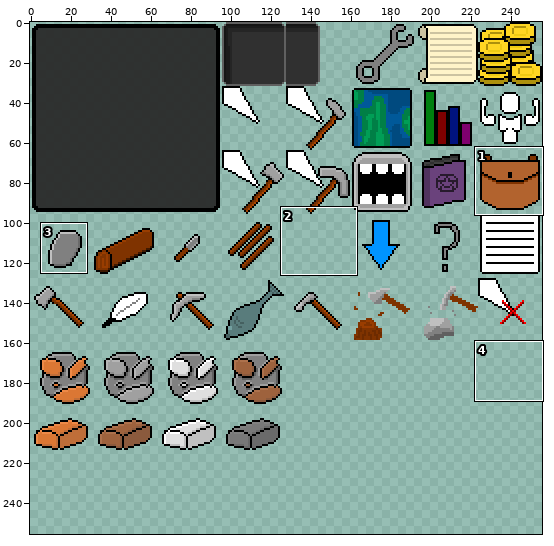
One commit to this sprite sheet: assets/textures/uiset.png. The first picture is a wide view before the edit; the outline marks the close-up.
Close-up. First the earlier version:
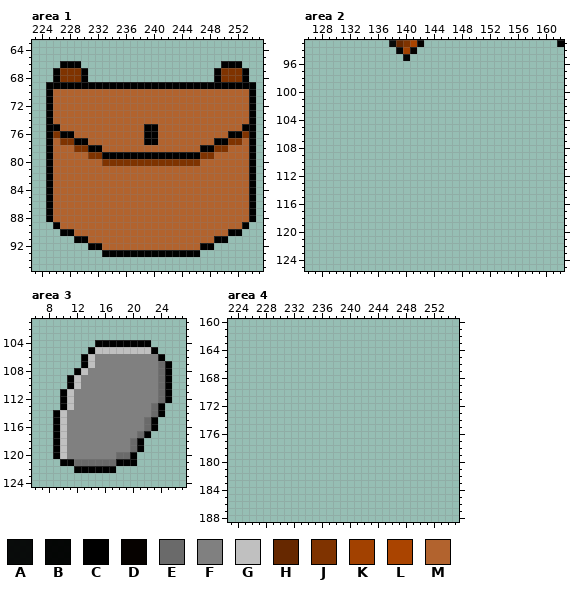
The file is 256x256 pixels. Pixels under 10% opacity are left out. Colours within 5 levels of each other are drawn and written as one. Shown: area 1: x 223..255, y 63..95; area 2: x 126..162, y 93..125; area 3: x 6..27, y 101..124; area 4: x 223..255, y 160..188. The commit also changed other parts of the picture, which this record leaves out.
Palette (. is transparent): A #000000ef  B #000000f7  C #000000  D #060200  E #6a6a6a  F #808080  G #c0c0c0  H #662800  J #7f3300  K #a24100  L #aa4400  M #b2632e
Pixels before, area 1, first column x 225:
66 ..CCC....................CCC..
67 .CJJJC..................CJJJC.
68 .CJJJC..................CJJJC.
69 CCCCCCCCCCCCCCCCCCCCCCCCCCCCCC
70 CMMMMMMMMMMMMMMMMMMMMMMMMMMMMC
71 CMMMMMMMMMMMMMMMMMMMMMMMMMMMMC
72 CMMMMMMMMMMMMMMMMMMMMMMMMMMMMC
73 CMMMMMMMMMMMMMMMMMMMMMMMMMMMMC
74 CMMMMMMMMMMMMMMMMMMMMMMMMMMMMC
75 CCMMMMMMMMMMMMCCMMMMMMMMMMMMCC
76 CJCCMMMMMMMMMMCCMMMMMMMMMMCCJC
77 CMJJCCMMMMMMMMCCMMMMMMMMCCJJMC
78 CMMMJJCCMMMMMMMMMMMMMMCCJJMMMC
79 CMMMMMJJCCCCCCCCCCCCCCJJMMMMMC
80 CMMMMMMMJJJJJJJJJJJJJJMMMMMMMC
81 CMMMMMMMMMMMMMMMMMMMMMMMMMMMMC
82 CMMMMMMMMMMMMMMMMMMMMMMMMMMMMC
83 CMMMMMMMMMMMMMMMMMMMMMMMMMMMMC
84 CMMMMMMMMMMMMMMMMMMMMMMMMMMMMC
85 CMMMMMMMMMMMMMMMMMMMMMMMMMMMMC
86 CMMMMMMMMMMMMMMMMMMMMMMMMMMMMC
87 CMMMMMMMMMMMMMMMMMMMMMMMMMMMMC
88 CMMMMMMMMMMMMMMMMMMMMMMMMMMMMC
89 .CMMMMMMMMMMMMMMMMMMMMMMMMMMC.
90 ..CCMMMMMMMMMMMMMMMMMMMMMMCC..
91 ....CCMMMMMMMMMMMMMMMMMMCC....
92 ......CCMMMMMMMMMMMMMMCC......
93 ........CCCCCCCCCCCCCC........
Pixels before, area 2, first column x 138:
93 AHJLD...................C
94 .BKD.....................
95 ..B......................
Pixels before, area 3, first column x 9:
104 ......CCCCCCCC...
105 .....CGGGGGGGGC..
106 ....CGFFFFFFFFFC.
107 ....CGFFFFFFFFFEC
108 ...CGFFFFFFFFFFEC
109 ..CGFFFFFFFFFFFEC
110 ..CGFFFFFFFFFFFEC
111 .CGFFFFFFFFFFFFEC
112 .CGFFFFFFFFFFFFEC
113 .CGFFFFFFFFFFFEC.
114 CGFFFFFFFFFFFFEC.
115 CGFFFFFFFFFFFEC..
116 CGFFFFFFFFFFFEC..
117 CGFFFFFFFFFFEC...
118 CGFFFFFFFFFEC....
119 CGFFFFFFFFFEC....
120 CGFFFFFFFEEC.....
121 .CCEEEEEECCC.....
122 ...CCCCCC........
The result:
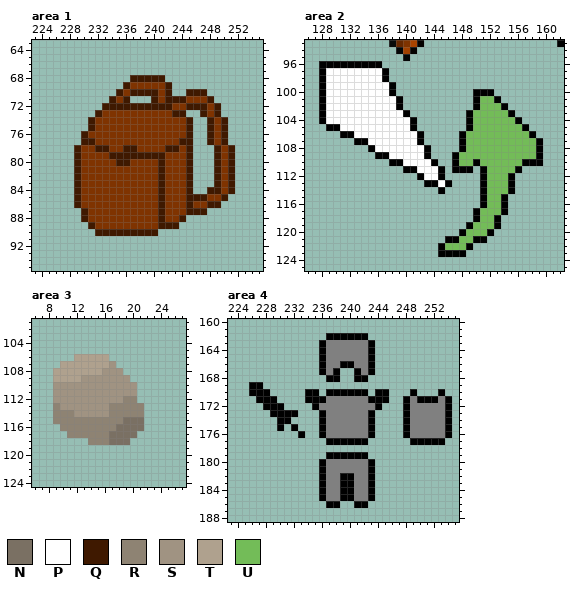
Colours new in this view: N #7a7063  P #ffffff  Q #3f1900  R #8e8373  S #a09382  T #afa18e  U #73bc58
Change:
Changed rows in their new state; - is an unchanged pixel.
Area 1:
first column x 225:
66 --...--------------------...--
67 -.....------------------.....-
68 -.....------QQQQQ-------.....-
69 ...........QJJJJJQ............
70 ..........QJQQQQJQ..QQQ.......
71 .........QJQ...QJQQQJJJQ......
72 ........QQQQQQQQQQJJQQQJQ.....
73 .......QJJJJJJJJJJQQ..QJQ.....
74 ......QJJJJJJJJJJJJJQ..QJQ....
75 ......QJJJJJJJJJJJJJQ..QJQ....
76 .....QJJJJJJJJJJJJJJQ..QJQ....
77 .....QQJJJJJJJJJJJJQQ..QJQ....
78 ....Q-JQQJJQQJJJJQQJQ...Q-Q...
79 ....QJ--JQQQQQQQQJJJQ...QJQ...
80 ....QJJJ--QQ----Q---Q...QJQ...
81 ....QJJJJJJJJJJJQJJJQ...QJQ...
82 ....QJJJJJJJJJJJQJJJQ...QJQ...
83 ....QJJJJJJJJJJJQJJJQ...QJQ...
84 ....QJJJJJJJJJJJQJJJQ..QQJQ...
85 ....QJJJJJJJJJJJQJJJQQQJJQ....
86 ....QJJJJJJJJJJJQJJJQJJQQ.....
87 .....QJJJJJJJJJJQJJJQQQ.......
88 .....QJJJJJJJJJJQJJQ..........
89 -.....QJJJJJJJJJQQQ..........-
90 --.....QQQQQQQQQ............--
91 ----......................----
92 ------..................------
93 --------..............--------
Area 2:
first column x 128:
 96 CCCCCCCCC-----------------------
 97 CPPPPPPPPC----------------------
 98 CPPPPPPPPC----------------------
 99 CPPPPPPPPPC---------------------
100 CPPPPPPPPPC-----------CCC-------
101 CPPPPPPPPPPC----------CUUC------
102 CPPPPPPPPPPC----------CUUUC-----
103 CPPPPPPPPPPPC--------CUUUUUC----
104 CPPPPPPPPPPPPC-------CUUUUUUC---
105 -CCPPPPPPPPPPC-------CUUUUUUUC--
106 ---CCPPPPPPPPPC-----CUUUUUUUUUC-
107 -----CCPPPPPPPC-----CUUUUUUUUUUC
108 -------CPPPPPPPC----CUUUUUUUUUUC
109 --------CCPPPPPC---CUUUUUUUUUUUC
110 ----------CCPPPPC--CUUCUUUUUUCCC
111 ------------CCPPPC-CCC-CUUUUC---
112 --------------CPPC-----CUUUC----
113 ---------------CCPC----CUUUC----
114 -----------------C-----CUUUC----
115 -----------------------CUUC-----
116 -----------------------CUUC-----
117 ----------------------CUUUC-----
118 ----------------------CUUC------
119 ---------------------CUUUC------
120 --------------------CUUUC-------
121 ------------------CCUUCC--------
122 -----------------CUUUC----------
123 -----------------CCCC-----------
Area 3:
first column x 9:
104 ------........---
105 -----..........--
106 ---TTTTT........-
107 -TTTTTTTS........
108 TTTTTTTSSS.......
109 TTTTSSSSSSS......
110 SSSSSSSSSSSS.....
111 SSSSSSSSSSSS.....
112 SSSSSSSSSSRR.....
113 RSSSSSSSRRRRR...-
114 RRRSSSSSRRRRR...-
115 RRRRRRRRRRNNN..--
116 .RRRRRRRRNNNN..--
117 ..RRRRRRNNNN..---
118 .....RRRNNN..----
119 .............----
120 ............-----
121 -...........-----
122 ---......--------
Area 4:
first column x 226:
162 -----------CCCCCC------------
163 ----------CFFFFFFC-----------
164 ----------CFFFFFFC-----------
165 ----------CFFFFFFC-----------
166 ----------CFFCCFFC-----------
167 ----------CFC--CFC-----------
168 -----------CC--CC------------
169 CC---------------------------
170 CCC-----CC-CCCCCC-CC---C---C-
171 -CCC----CCCFFFFFFCCC--CFCCCFC
172 --CCC----CFFFFFFFFC---CFFFFFC
173 ---CCCC---CFFFFFFC----CFFFFFC
174 ----CC----CFFFFFFC----CFFFFFC
175 ----C-C---CFFFFFFC----CFFFFFC
176 -------C--CFFFFFFC----CFFFFFC
177 -----------CCCCCC------CCCCC-
179 -----------CCCCCC------------
180 ----------CFFFFFFC-----------
181 ----------CFFFFFFC-----------
182 ----------CFFCCFFC-----------
183 ----------CFFCCFFC-----------
184 ----------CFFCCFFC-----------
185 ----------CFFCCFFC-----------
186 -----------CC--CC------------
Boxes around the changes in both close-ups, in picture pixels (x1, y1, x2, y2):
changed: (46, 61, 256, 257)
added: (319, 61, 543, 257)
changed: (53, 340, 172, 473)
added: (249, 333, 452, 508)
